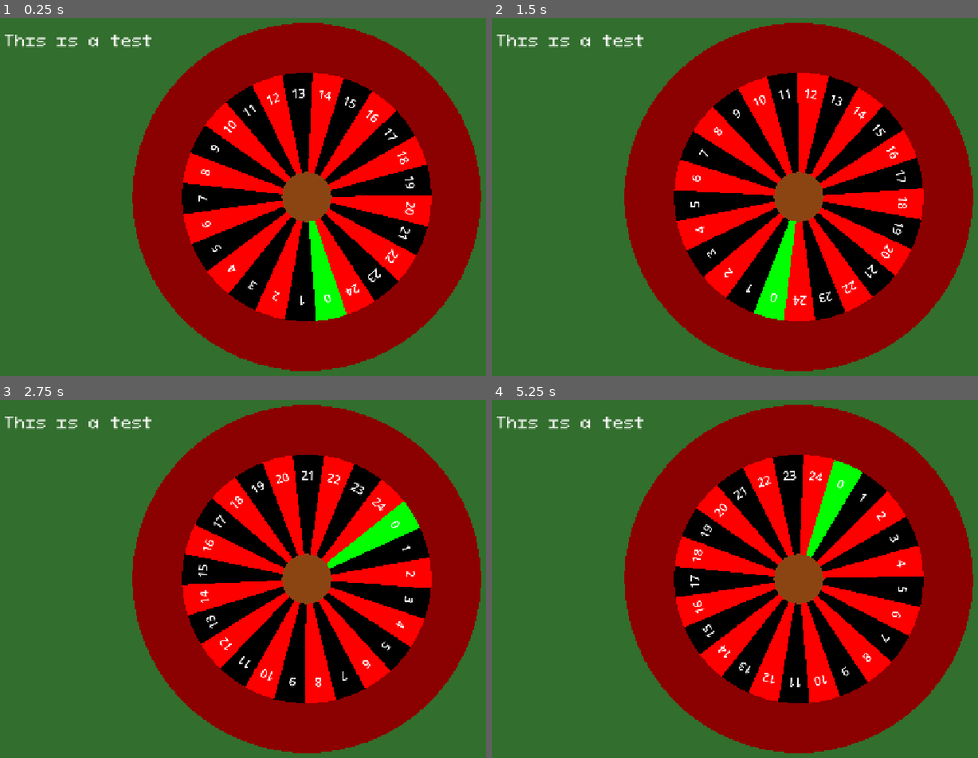
Above: before the commit, frames 1-4 (two rows, left to right).
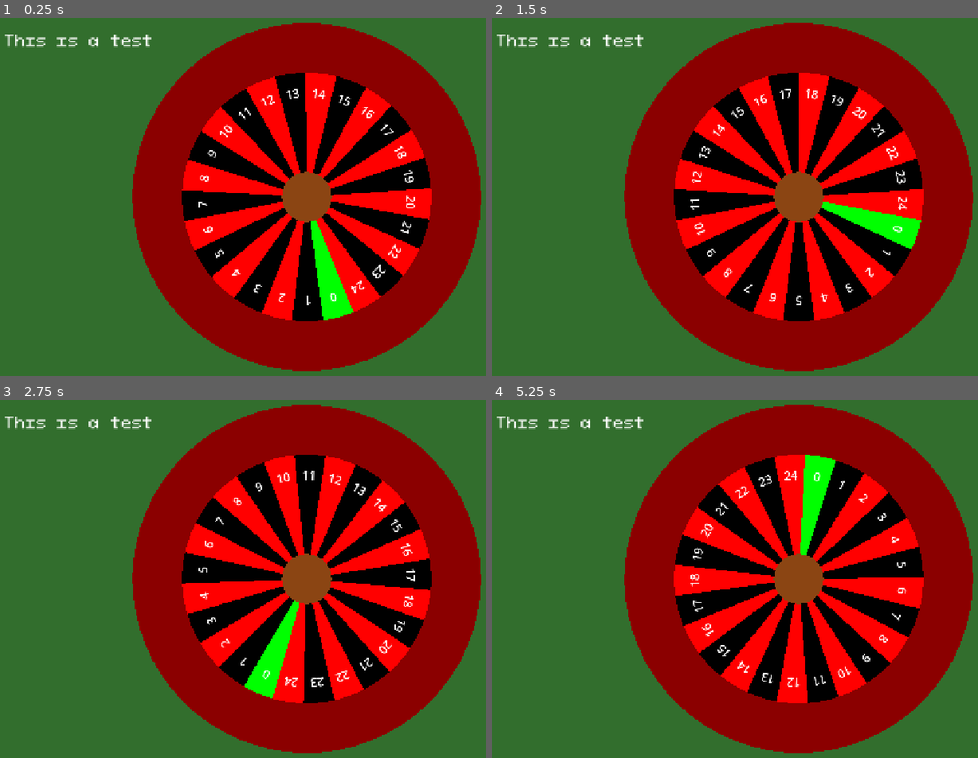
Above: after the commit, the same moments.

Repository: DuneRanger/Very-Serious-GameJam-2026
Game: Godot game, scene res://scenes/game/game_scene/game_scene.tscn
Same seed, same stepped clock (60 frames per second), same inputs: the game is played once before the commit and once after it.
Inputs:
- Up to frame 1 (0.25 s): no input
- Up to frame 2 (1.5 s): no input
- Up to frame 3 (2.75 s): no input
- Up to frame 4 (5.25 s): no input

The runs differ from the first frame. In frame 1, 7.3% of the frame differs, in the area x 27-100%, y 1-99%; in frame 2, 8.6%; in frame 3, 13%; in frame 4, 25%.

Commit message:
Add delta to roulette decay

Diff:
--- a/scenes/game/game_scene/roulette/roulette.gd
+++ b/scenes/game/game_scene/roulette/roulette.gd
@@ -79,13 +79,12 @@
 	draw_cells()
 	draw_centre()
 
-func decay_rotation():
-	rotation_speed = max(0, min(rotation_speed - 0.0005, rotation_speed * 0.9999))
+func decay_rotation(_delta):
+	rotation_speed = max(0, min(rotation_speed - 0.01 * _delta, rotation_speed * 0.995))
 
 func spin_roulette():
 	rotation_speed = 0.2
 
 func _process(_delta):
-	decay_rotation()
+	decay_rotation(_delta)
 	rotation += rotation_speed
-	pass
